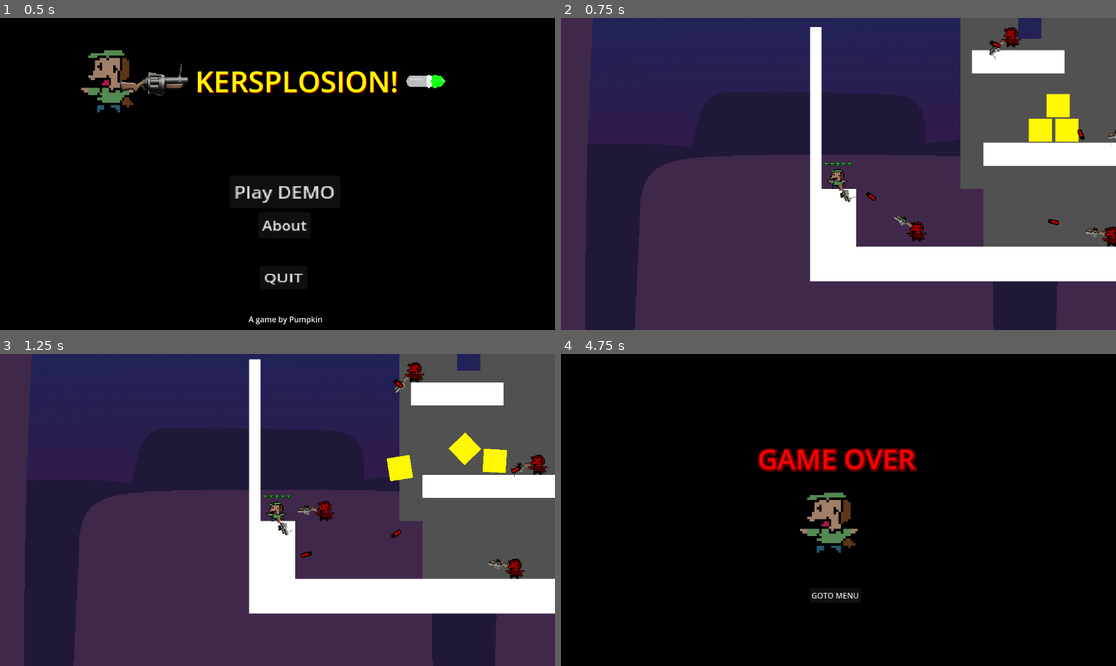
Above: before the commit, frames 1-4 (two rows, left to right).
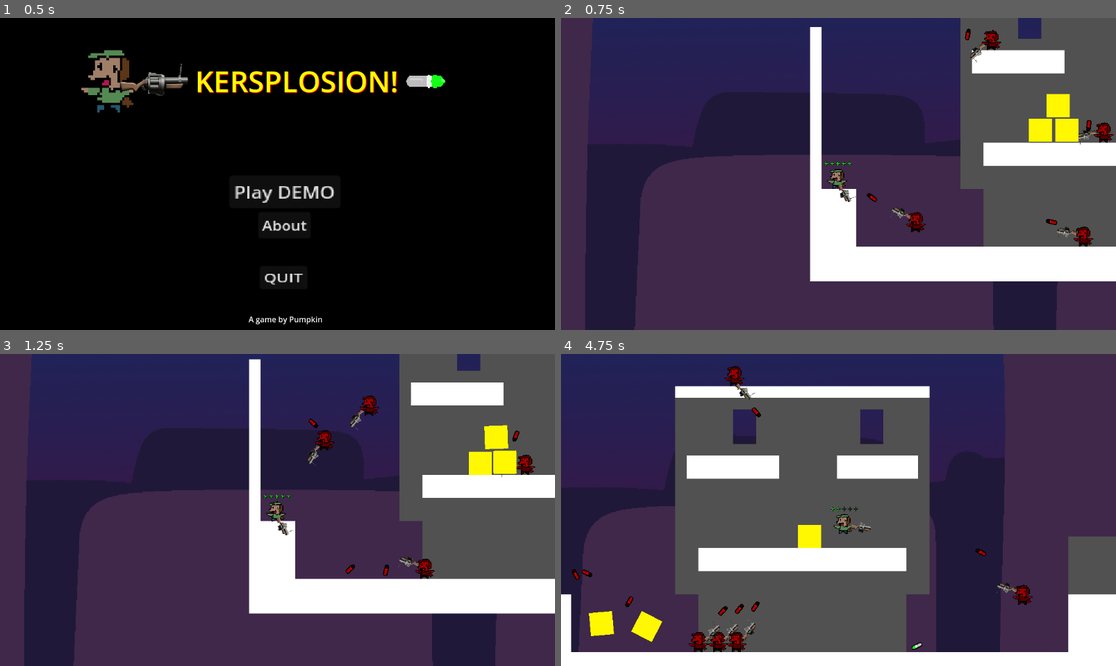
Above: after the commit, the same moments.

Repository: ToonPig/Kersplosion
Game: Godot game, scene res://scenes/main_menu.tscn
Same seed, same stepped clock (60 frames per second), same inputs: the game is played once before the commit and once after it.
Inputs (mouse positions are in pixels of both pictures, inside the frame that each line leads up to):
- Up to frame 1 (0.5 s): no input
- Up to frame 2 (0.75 s): click "Play DEMO" at 0.5 s
- Up to frame 3 (1.25 s): no input
- Up to frame 4 (4.75 s): move the mouse to (960, 494) at 1.27 s; hold D (right) 1.28-2.78 s; tap W (up) at 1.35, 1.52, 1.82, 2.27, 2.3, 2.57, 3.05, 3.77, 3.8, 4.07, 4.52, 4.55 s; move the mouse to (727, 525) at 2.02 s; tap E (interact) at 2.1 s; move the mouse to (894, 441) at 2.77 s; press the mouse at (894, 441) at 2.78 s; hold A (left) 2.78-3.53 s; move the mouse to (810, 572) at 3.52 s; release the mouse at (810, 572) at 3.53 s; hold D (right) from 3.53 s (still down); right-click (810, 572) at 3.6 s; move the mouse to (1005, 556) at 4.27 s; tap = (next) at 4.35 s

Frame 1 is identical in both runs. In frame 2, 1.4% of the frame differs, in the area x 54-100%, y 2-74%; in frame 3, 3.0%; in frame 4, 100%, in the area x 0-100%, y 0-100%.

Commit message:
ai and variable change
Added basic AI that follows when the player is sighted. Also updated the range variable in the grenade class to sightrange due to godot having a range function already.

Diff:
--- a/scripts/grenade.gd
+++ b/scripts/grenade.gd
@@ -34,8 +34,8 @@
 			var direction: Vector2 = node.global_position - pos
 			var distance: float = direction.length()
 			var impulse_power: float = 600.0
-			var range: float = 100.0
-			if distance < range:
+			var sightrange: float = 100.0
+			if distance < sightrange:
 				node.apply_impulse(direction.normalized() * impulse_power)
 
 #This one is for the AI grenades making sure they dont kill the bot
--- a/scripts/mob.gd
+++ b/scripts/mob.gd
@@ -2,7 +2,7 @@
 
 var grenade = preload("res://scenes/ai_grenade.tscn")
 
-var speed = -100 #minus moves left positives move right
+var speed = 1 #minus moves backwards positives move forwards
 var damage = 1
 var sight = false
 var player = null
@@ -12,7 +12,7 @@
 var power = 20
 var gravity = ProjectSettings.get_setting("physics/2d/default_gravity")
 var jumping = false
-var jump_speed = -400
+var jump_speed = -600
 var isShooting = true
 
 func _process(delta):
@@ -23,25 +23,23 @@
 			player.health = player.health - damage
 			await get_tree().create_timer(0.7).timeout#replace with a timer node someday
 			isAttacking = true
-	#if player is spotted ittl follow the player
-	''' temp unused
-	if sight:
-		#print(player.position)
-		velocity = Vector2.ZERO
-		velocity = position.direction_to(player.position) * speed
-		move_and_slide()
-	'''
 
 	#pve mode walking
 	var jumpcalc = randi_range(-50, 50) #temp random jump intervals
 	if jumpcalc == 5 and is_on_floor():
 		jumping = true
-	velocity.x = speed
-	move_and_slide()
 	velocity.y += gravity * delta
 	if jumping:
 		velocity.y = jump_speed
 		jumping = false
+
+	#if player is spotted ittl follow the player
+	if sight:
+		#print(player.position)
+		var dir = player.global_position.x - global_position.x
+		velocity.x = dir * speed
+		move_and_slide()
+
 
 	#pve shooting
 	if sight:
